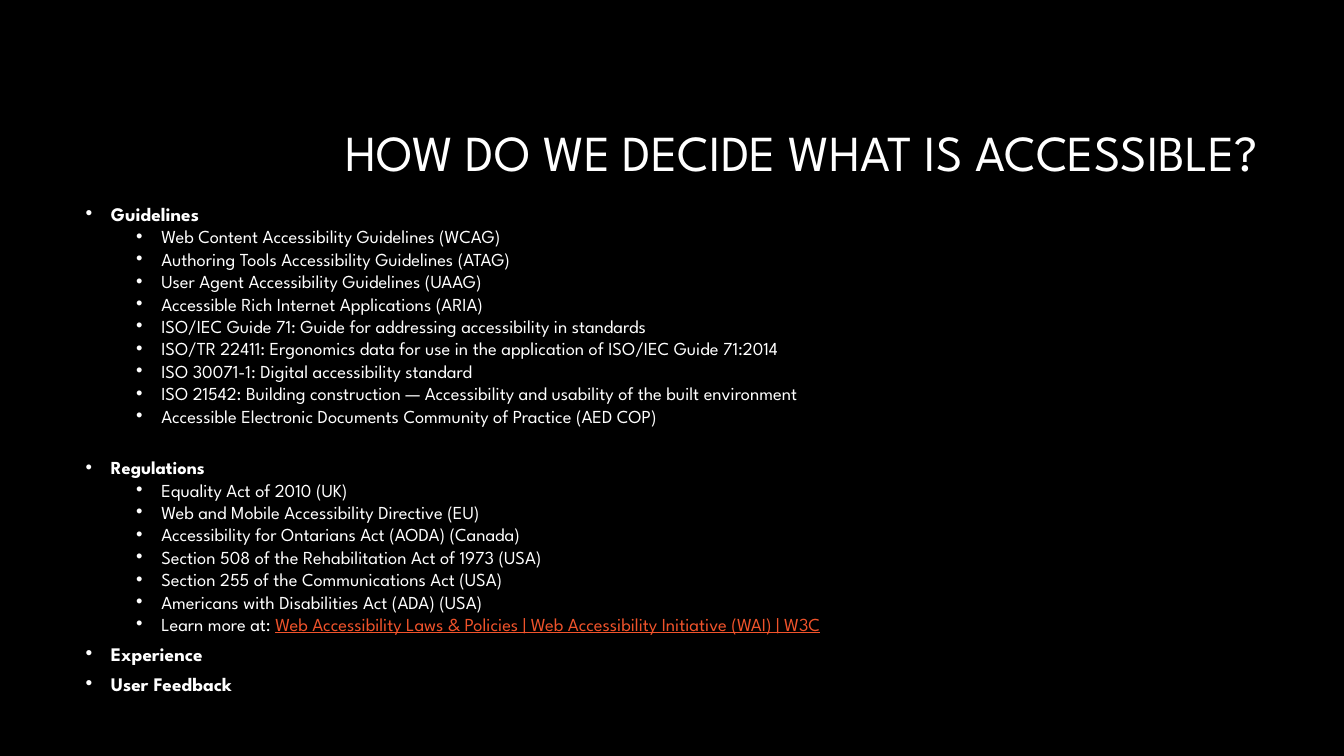
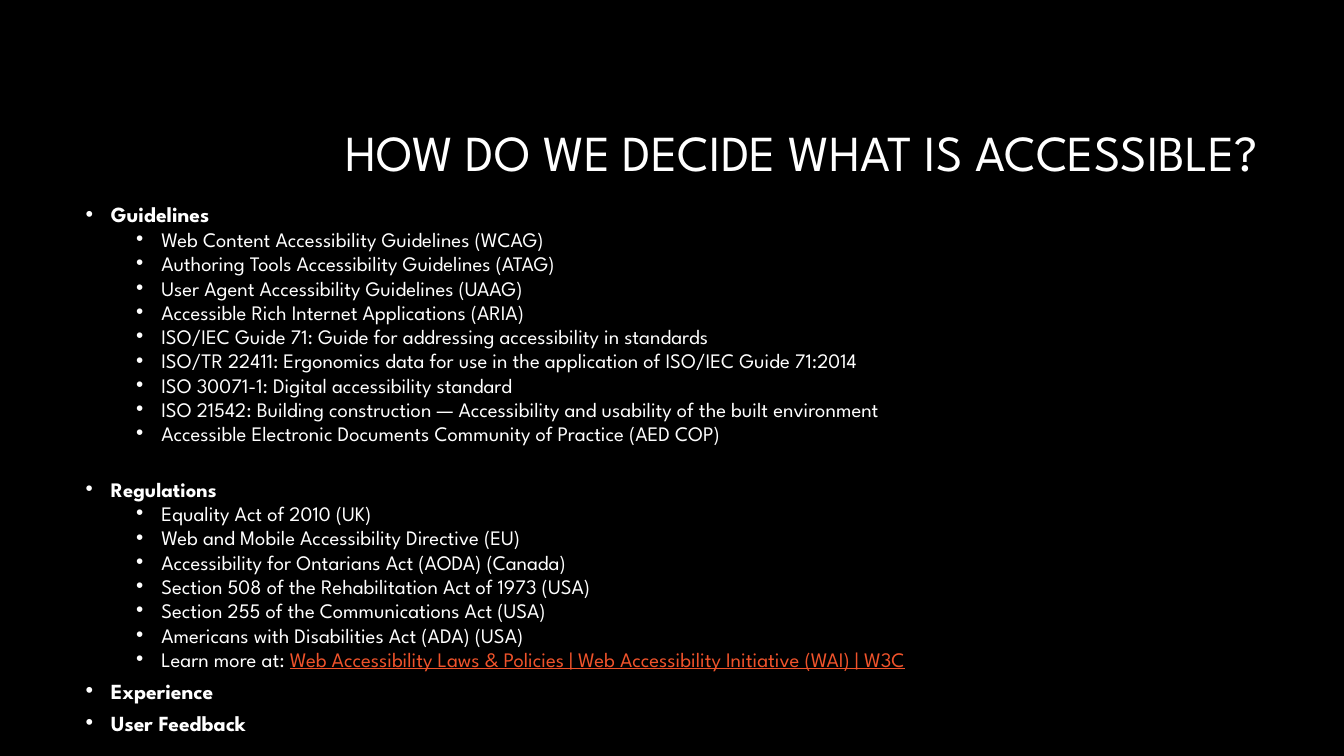
Before and after one commit to CorgiDev/A11y-Materials, a slide deck: slide 6 of Presenations/2024 Presentations/AccessibilityTesting101 - London NDC.pptx. Drawn at 1344x756 pixels with LibreOffice and Linux fonts; fonts in the diff are those of the drawing; background and template pictures are left out. Boxes give left, top, right and bottom in pixels: in the first picture for what was removed or moved away, otherwise in the second. Text is boxed around its words. In the diff, an @@ line names an element or a change of style, - is before the commit and + after.

Commit message:
Updated accessibility testing presentations.

```diff
--- a/Presenations/2024 Presentations/AccessibilityTesting101 - London NDC.pptx
+++ b/Presenations/2024 Presentations/AccessibilityTesting101 - London NDC.pptx
@@ text "Guidelines" at (x1=111, y1=207, x2=904, y2=732): size 13.8 to 15.4 pt in "Guidelines", "Experience", "User Feedback"; size 13.1 to 14.7 pt @@
```
Also in this commit, not shown: 1 other slide changed, 1 slide added, 1 other file.
